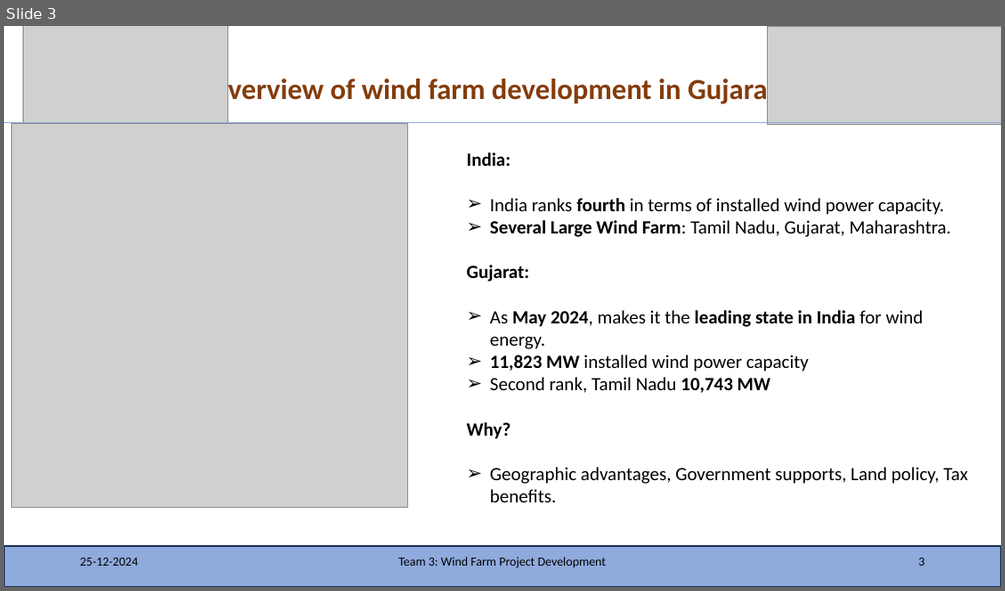
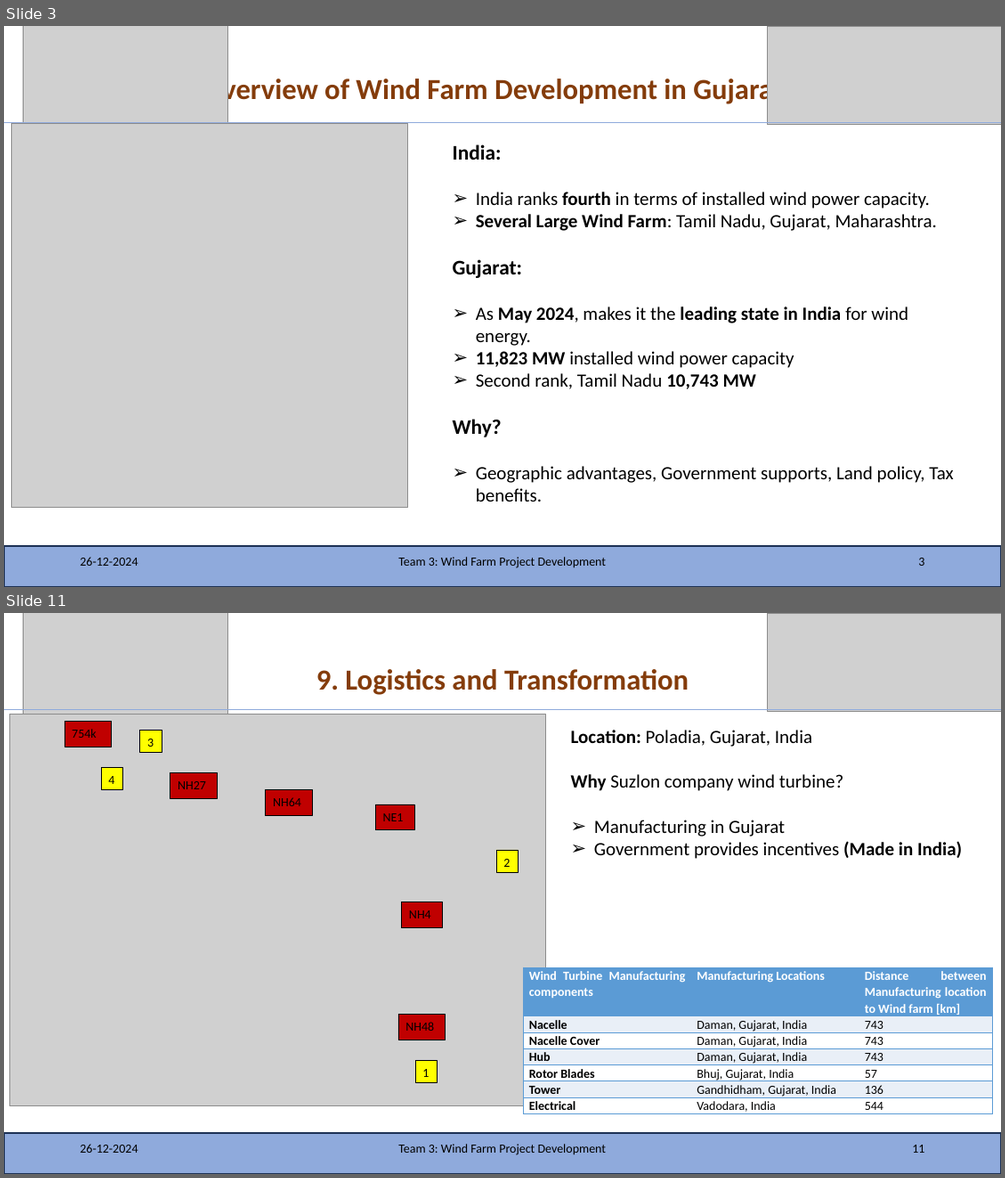
Before and after one commit to KSoni1505/Wind-Farm-Project-Development, a slide deck: Team_3_India.pptx. Shown one above the other, each under a label of ours: slide 3 before the commit, slides 3 and 11 after it; the slides between them are not shown. The pictures are 1005x591 and 1005x1178 pixels, drawn with LibreOffice and Linux fonts; fonts in the diff are those of the drawing; grey boxes stand for pictures. Boxes give left, top, right and bottom in pixels: in the first picture for what was removed or moved away, otherwise in the second. Text is boxed around its words. In the diff, an @@ line names an element or a change of style, - is before the commit and + after.

```diff
--- a/Team_3_India.pptx
+++ b/Team_3_India.pptx
@@ slide 11 added at [4, 613, 1001, 1174], background #FFFFFF @@
@@ picture added at [23, 613, 228, 720] @@
@@ picture added at [768, 613, 1001, 712] @@
@@ title added at [316, 669, 688, 695], 28 pt, text #843C0B, bold @@
+9. Logistics and Transformation
@@ line added from (4, 709) to (1001, 709), #8FAADC 0.5 pt @@
@@ picture added at [10, 714, 546, 1107] @@
@@ rectangle added at [65, 721, 111, 747], fill #C00000, outline #000000 0.5 pt, 12 pt, text #000000 @@
+754k
@@ rectangle added at [140, 730, 162, 752], fill #FFFF00, outline #000000 0.5 pt, 12 pt, text #000000 @@
+3
@@ text added at [571, 730, 962, 859], 18 pt, text #000000 @@
+Location: Poladia, Gujarat, India
+Why Suzlon company wind turbine?
+➢ Manufacturing in Gujarat
+➢ Government provides incentives (Made in India)
@@ rectangle added at [101, 767, 123, 789], fill #FFFF00, outline #000000 0.5 pt, 12 pt, text #000000 @@
+4
@@ rectangle added at [170, 772, 217, 798], fill #C00000, outline #000000 0.5 pt, 12 pt, text #000000 @@
+NH27
@@ rectangle added at [266, 789, 312, 815], fill #C00000, outline #000000 0.5 pt, 12 pt, text #000000 @@
+NH64
@@ rectangle added at [376, 804, 414, 830], fill #C00000, outline #000000 0.5 pt, 12 pt, text #000000 @@
+NE1
@@ rectangle added at [496, 850, 518, 873], fill #FFFF00, outline #000000 0.5 pt, 12 pt, text #000000 @@
+2
@@ rectangle added at [402, 901, 442, 927], fill #C00000, outline #000000 0.5 pt, 12 pt, text #000000 @@
+NH4
@@ table added at [524, 967, 992, 1115], 7 rows, 3 columns @@
+Wind Turbine Manufacturing components | Manufacturing Locations | Distance between Manufacturing location to Wind farm [km]
+Nacelle | Daman, Gujarat, India | 743
+Nacelle Cover | Daman, Gujarat, India | 743
+Hub | Daman, Gujarat, India | 743
+Rotor Blades | Bhuj, Gujarat, India | 57
+Tower | Gandhidham, Gujarat, India | 136
+Electrical | Vadodara, India | 544
@@ rectangle added at [398, 1013, 445, 1039], fill #C00000, outline #000000 0.5 pt, 12 pt, text #000000 @@
+NH48
@@ rectangle added at [415, 1060, 437, 1083], fill #FFFF00, outline #000000 0.5 pt, 12 pt, text #000000 @@
+1
@@ rectangle added at [4, 1133, 1001, 1174], fill #8FAADC, outline #1E3256 1 pt @@
@@ text added at [80, 1143, 138, 1152], 12 pt, text #000000 @@
+26-12-2024
@@ text added at [398, 1143, 607, 1155], 12 pt, text #000000 @@
+Team 3: Wind Farm Project Development
@@ page number added at [912, 1144, 924, 1152], 12 pt, text #000000 @@
+11
@@ slide 3 changed as well @@
@@ title at [202, 75, 783, 106]: text changed @@
-1. Overview of wind farm development in Gujarat
+1. Overview of Wind Farm Development in Gujarat
@@ text "India:": place and size @@
-text "India:" at [467, 152, 968, 502]
+text "India:" at [453, 144, 954, 501]
@@ text at [453, 144, 523, 437]: size 18 to 20 pt in "India:", "Gujarat:", "Why?" @@
```
Also in this commit, not shown: 2 other slides changed, 15 other slides added.
